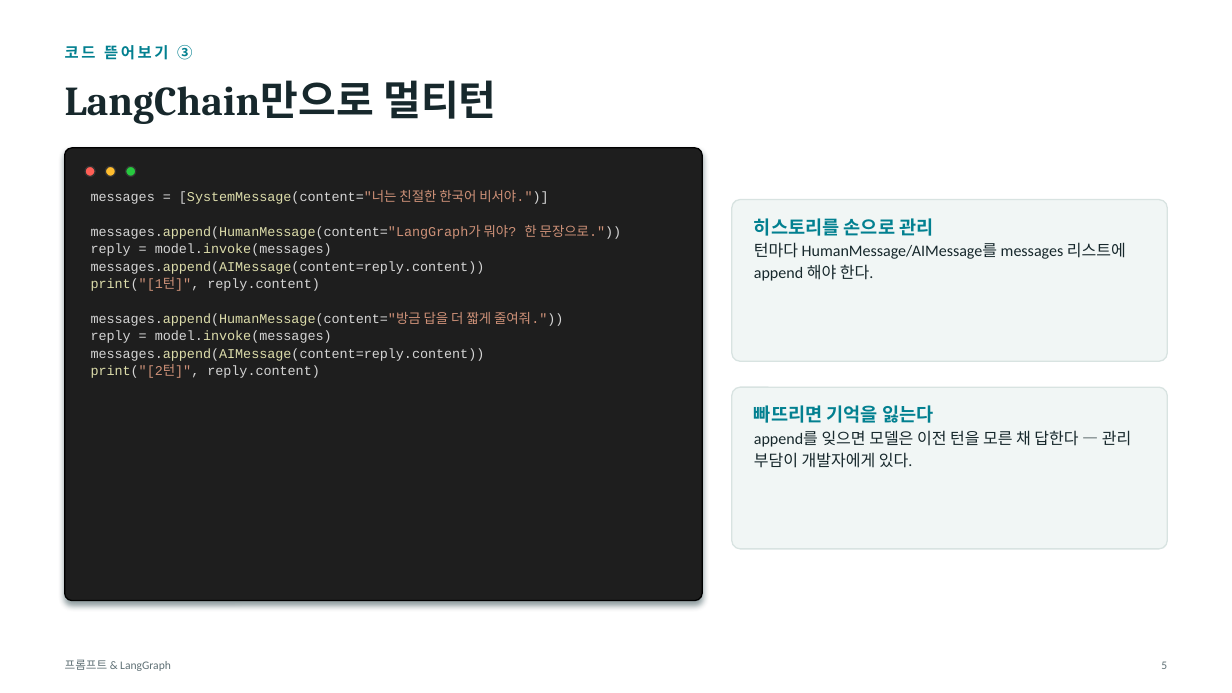
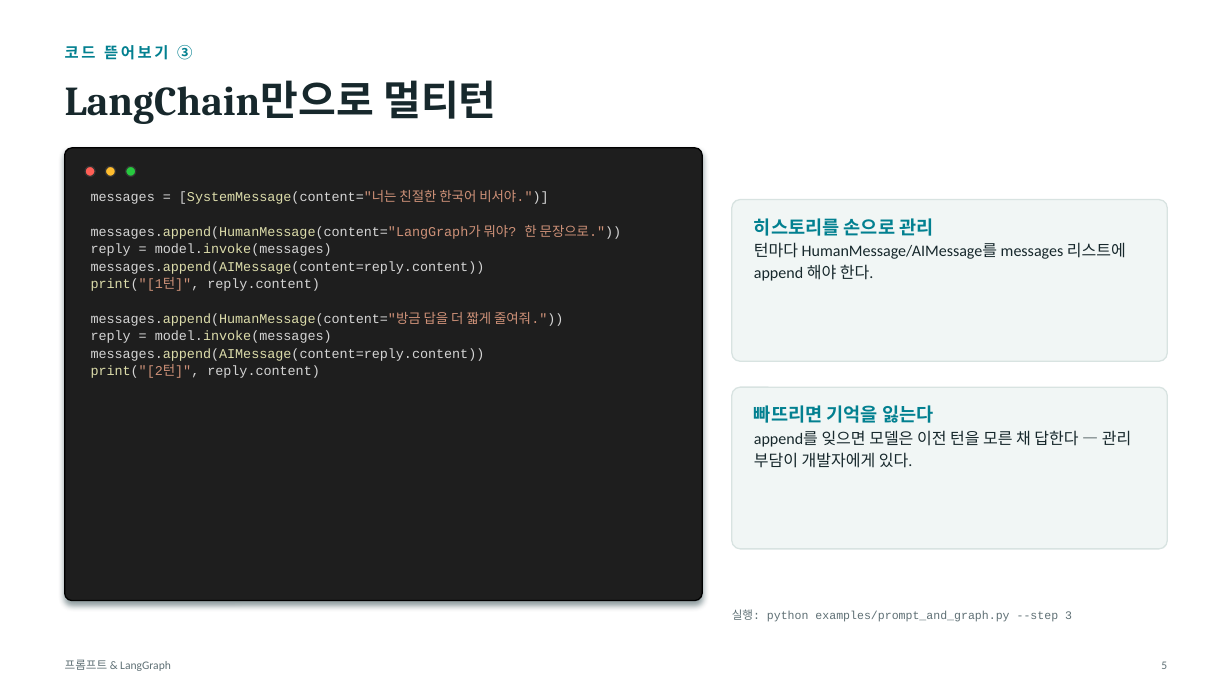
Before and after one commit to Sihoon92/TestChatbot, a slide deck: slide 6 of docs/교육자료/02_프롬프트와_LangGraph.pptx. Drawn at 1232x693 pixels with LibreOffice and Linux fonts; fonts in the diff are those of the drawing. Boxes give left, top, right and bottom in pixels: in the first picture for what was removed or moved away, otherwise in the second. Text is boxed around its words. In the diff, an @@ line names an element or a change of style, - is before the commit and + after.

```diff
--- a/docs/교육자료/02_프롬프트와_LangGraph.pptx
+++ b/docs/교육자료/02_프롬프트와_LangGraph.pptx
@@ text added at [732,609,1072,622], 9 pt, text #5F7075 @@
+실행: python examples/prompt_and_graph.py --step 3
```
Also in this commit, not shown: 5 other slides changed, 1 slide added, 2 other files.
